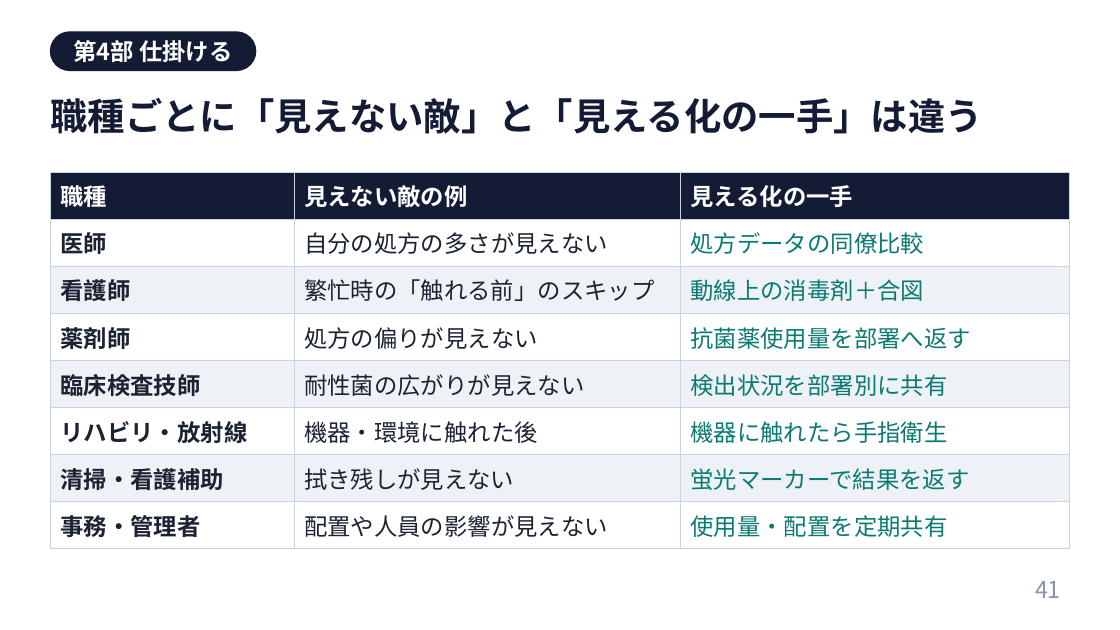
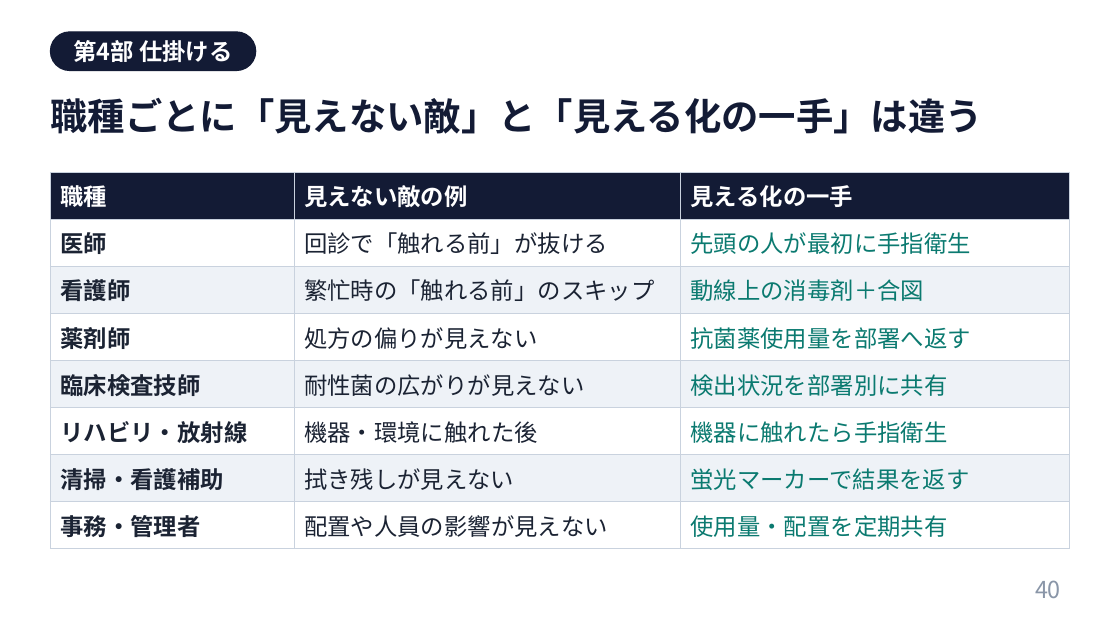
Before and after one commit to nsuzuki88-bit/my-web, a slide deck: slide 40 of lectures/behavioral-science-invisible-enemy/行動科学は感染対策の見えない敵を可視化する.pptx (slide 41 before the commit). Drawn at 1120x630 pixels with LibreOffice and Linux fonts; fonts in the diff are those of the drawing. Boxes give left, top, right and bottom in pixels: in the first picture for what was removed or moved away, otherwise in the second. Text is boxed around its words. In the diff, an @@ line names an element or a change of style, - is before the commit and + after.

```diff
--- a/lectures/behavioral-science-invisible-enemy/行動科学は感染対策の見えない敵を可視化する.pptx
+++ b/lectures/behavioral-science-invisible-enemy/行動科学は感染対策の見えない敵を可視化する.pptx
@@ table at (50, 172, 1070, 549) @@
-row 2, column 2: 自分の処方の多さが見えない
+row 2, column 2: 回診で「触れる前」が抜ける
-row 2, column 3: 処方データの同僚比較
+row 2, column 3: 先頭の人が最初に手指衛生
@@ page number at (1035, 580, 1061, 598): text changed @@
-41
+40
```
Also in this commit, not shown: 3 other slides changed, 1 slide removed, 6 other files.
